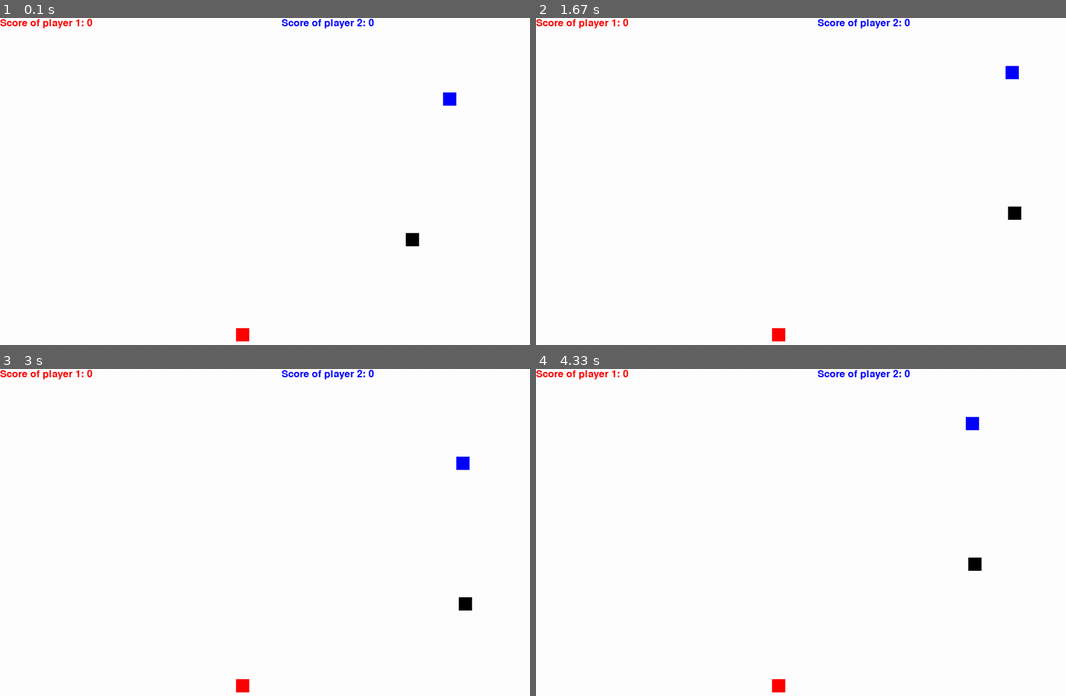
Above: before the commit, frames 1-4 (two rows, left to right).
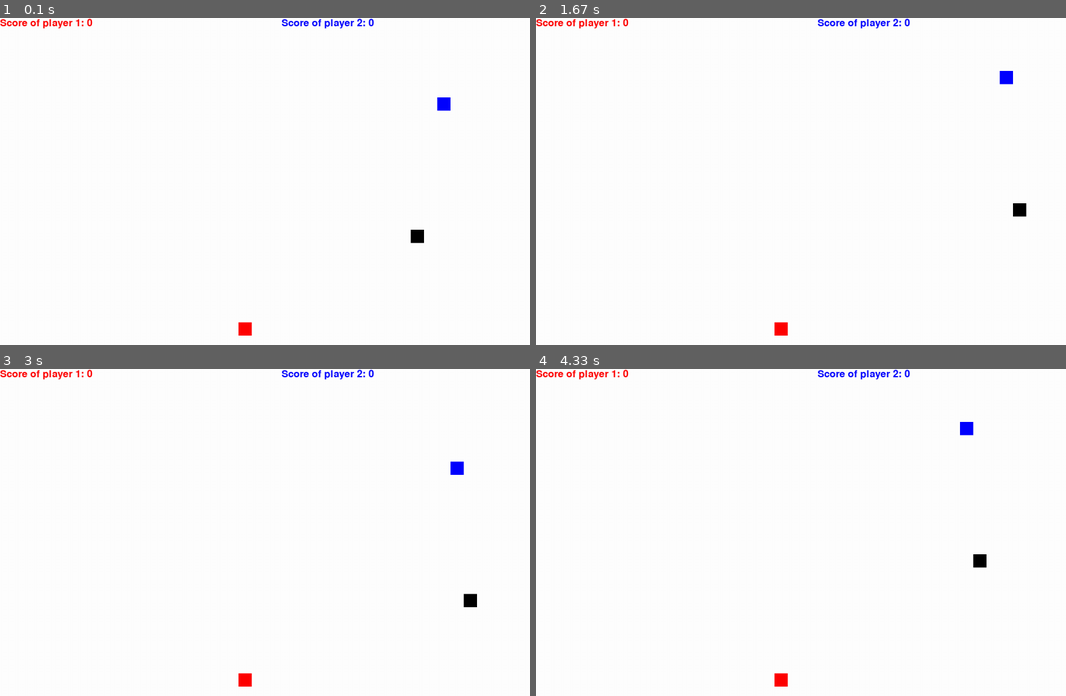
Above: after the commit, the same moments.

Repository: Nabegon/pygame
Game: pygame game, started from snake_game.py
Two runs of this game, one before a commit and one after it. Both use one fixed random seed, a clock stepped at 60 frames per second and the inputs below.
Inputs:
- Up to frame 1 (0.1 s): no input
- Up to frame 2 (1.67 s): hold Right 0.33-0.8 s; hold Up 0.83-1.27 s; hold W 0.83-1.27 s; hold Right from 1.3 s (still down); hold D from 1.3 s (still down)
- Up to frame 3 (3 s): release Right at 1.8 s; release D at 1.8 s; hold Left 1.83-2.37 s; hold A 1.83-2.37 s; hold Down 2.4-2.95 s; hold S 2.4-2.95 s; hold Left from 2.98 s (still down); hold A from 2.98 s (still down)
- Up to frame 4 (4.33 s): release Left at 3.53 s; release A at 3.53 s; hold Up 3.57-4.12 s; hold W 3.57-4.12 s; hold Right from 4.15 s (still down); hold D from 4.15 s (still down)

The runs differ from the first frame. In frame 1, 0.4% of the frame differs, in the area x 44-87%, y 22-99%; in frame 2, 0.4%; in frame 3, 0.4%; in frame 4, 0.4%, in the area x 44-85%, y 14-99%.

Commit message:
fix: change some small things to adjast for the new snake and food size

Diff:
--- a/snake_game.py
+++ b/snake_game.py
@@ -48,23 +48,24 @@
 def snake_as_player_1(snake_block_1, snake_list_1):
     for x in snake_list_1:
         pygame.draw.rect(window, black, [x[0], x[1], snake_block_1, snake_block_1])
-        print("snake_list_1")
+
 def snake_as_player_2(snake_block_2, snake_list_2):
     for x in snake_list_2:
         pygame.draw.rect(window, blue, [x[0], x[1], snake_block_2, snake_block_2])
+
 def message(message, color):
     message = font_style.render(message, True, color)
-    window.blit(message, [100, window_height/2])
+    window.blit(message, [window_width / 6, window_height / 3])
 
 def gameRunning():
     game_over = False
     game_close = False
 
-    x1 = round(random.randrange(10, window_width - snake_block_1) / 10.0) * 10.0
-    y1 = round(random.randrange(10, window_height - snake_block_1) / 10.0) * 10.0
+    x1 = round(random.randrange(10, window_width - snake_block_1) / snake_block_1) * snake_block_1
+    y1 = round(random.randrange(10, window_height - snake_block_1) / snake_block_1) * snake_block_1
 
-    x2 = round(random.randrange(10, window_width - snake_block_1) / 10.0) * 10.0
-    y2 = round(random.randrange(10, window_height - snake_block_1) / 10.0) * 10.0
+    x2 = round(random.randrange(10, window_width - snake_block_2) / snake_block_2) * snake_block_2
+    y2 = round(random.randrange(10, window_height - snake_block_2) / snake_block_2) * snake_block_2
 
     x1_change = 0
     y1_change = 0
@@ -77,8 +78,9 @@
     Length_of_snake1 = 1
     Length_of_snake2 = 1
 
-    foodx = round(random.randrange(10, window_width - snake_block_1) / 10.0) * 10.0
-    foody = round(random.randrange(10, window_height - snake_block_1) / 10.0) * 10.0
+    food_size = 32
+    foodx = round(random.randrange(10, window_width - food_size) / food_size) * food_size
+    foody = round(random.randrange(10, window_height - food_size) / food_size) * food_size
 
     while not game_over:
         while game_close == True:
